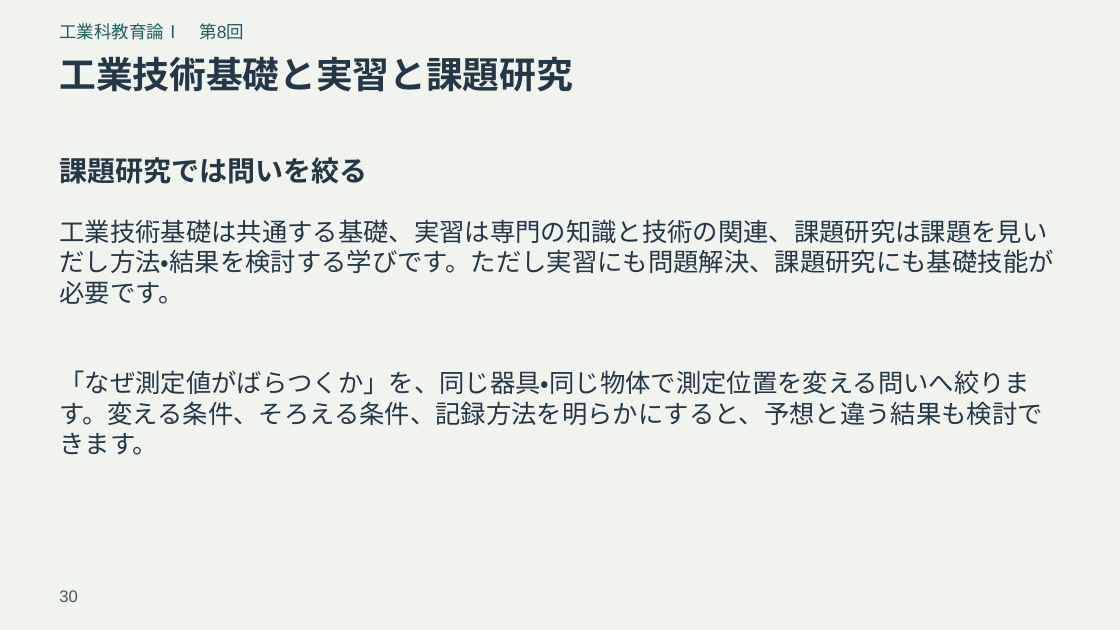
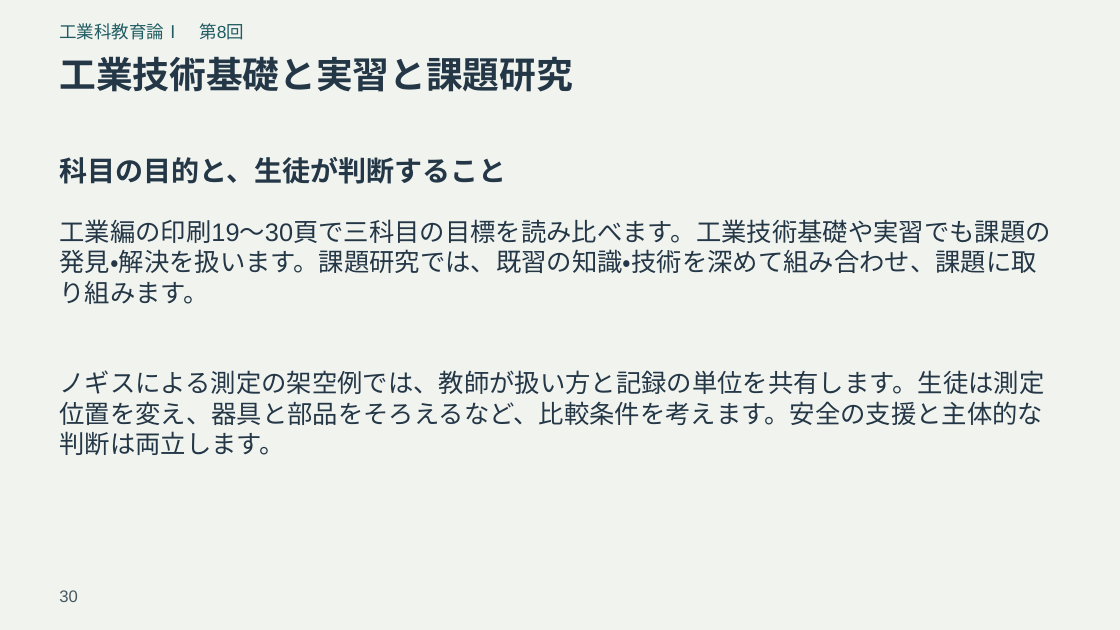
Before and after one commit to zooc-14calbp/industrial-education-i, a slide deck: slide 30 of reorganized/20261105/expanded/slides.pptx. Drawn at 1120x630 pixels with LibreOffice and Linux fonts; fonts in the diff are those of the drawing. Boxes give left, top, right and bottom in pixels: in the first picture for what was removed or moved away, otherwise in the second. Text is boxed around its words. In the diff, an @@ line names an element or a change of style, - is before the commit and + after.

```diff
--- a/reorganized/20261105/expanded/slides.pptx
+++ b/reorganized/20261105/expanded/slides.pptx
@@ text at (x1=59, y1=157, x2=506, y2=184): text changed @@
-課題研究では問いを絞る
+科目の目的と、生徒が判断すること
@@ text at (x1=59, y1=219, x2=1050, y2=304): text changed @@
-工業技術基礎は共通する基礎、実習は専門の知識と技術の関連、課題研究は課題を見いだし方法・結果を検討する学びです。ただし実習にも問題解決、課題研究にも基礎技能が必要です。
+工業編の印刷19～30頁で三科目の目標を読み比べます。工業技術基礎や実習でも課題の発見・解決を扱います。課題研究では、既習の知識・技術を深めて組み合わせ、課題に取り組みます。
@@ text at (x1=59, y1=370, x2=1044, y2=455): text changed @@
-「なぜ測定値がばらつくか」を、同じ器具・同じ物体で測定位置を変える問いへ絞ります。変える条件、そろえる条件、記録方法を明らかにすると、予想と違う結果も検討できます。
+ノギスによる測定の架空例では、教師が扱い方と記録の単位を共有します。生徒は測定位置を変え、器具と部品をそろえるなど、比較条件を考えます。安全の支援と主体的な判断は両立します。
```
Also in this commit, not shown: 7 other slides changed, 12 other files.
